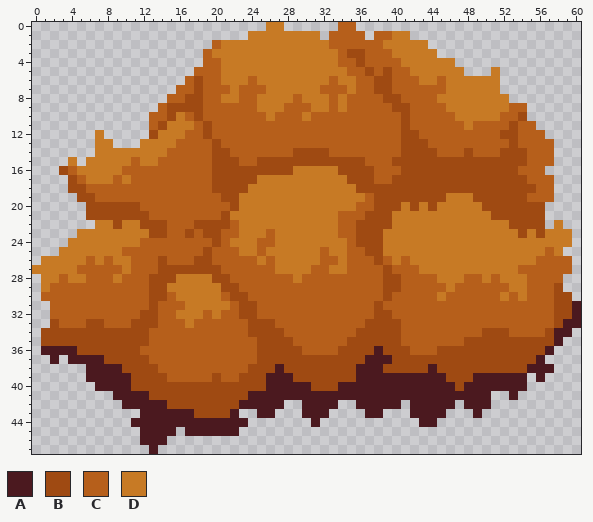
Edited in one commit: pixel-art file (Assets/Sprites/Props/tree-autumn-leaves-1.ase). Above is the file before it was changed.
61x48 pixels, 1 frame.
Palette (. is transparent): A #4b191f  B #9f4a12  C #b65f1b  D #c77a25
Pixels before (only the part around the change), first column x 0:
20 ......BBBBBBCCCCCCCCCCBDDDDDDDDDDDDDCCBBBDBDBDDDDDBBBBBBB....
21 ......BBBBBBBCCCCCCCCBDDDDDDDDDDDDCCCBBBDDDDDDDDDDDBBBBBB....
22 .......DDBDDBBBCCCBBBBCDDDDDDDDDDDCCBBBBDDDDDDDDDDDDDBBBB.D..
23 .....DDDDDDDDBBCCBCBBCCDDDCDDDDDDDCCBBBDDDDDDDDDDDDDDDBDBDDD.
24 ....DDDDDDDDCCCCCCCCBCDDDCCDDDDDDDDCBBBDDDDDDDDDDDDDDDDDDDDD.
25 ...DDDDDDDCCCCCCCCCBCCCDDCDDDDDDCDDCCBBDDDDDDDDDDDDDDDDDDCD..
26 .DDDDDCDCDDCCCBCCCBBCCCCCDCDDDDDCCDCCCBCDCDDDDDDDDDDDDDDCCCC.
27 DDDDDCCCCCDCCCBBBBBBBCCCCCCDDDDCCDDCCCCBCCCDDDDDDDDDDDCCCCCC.
28 .DDCDDCCCDCCCBBBDDDDBBCCCCCCCDCCCCCCCCCBBCCCCDDDCCDCDDDCCCC..
29 .DCCCCCCCCCCCBBDDDDDDBBCCCCCCCCCCCCCCCCBBCCCCCDCCCCCCDDCCCB..
30 .CCCCCCCCCCCCBBCDDDDDCBBCCCCCCCCCCCCCCCBCCCCCDCCCCCCDCDCCCBB.
31 ..CCCCCCCCCCCBCCCDDDDDCBBCCCCCCCCCCCCCBCCCCCCCCCCCCCCCCCCCBBA
32 ..CCCCCCCCCCBBCCDDDCDCCBBCCCCCCCCCCCCCBBCCCCCCCCCCCCCCCCCCBBA
33 ..BCCCBBCCCBBBCCCDCCCCCCBBBCCCCCCCCCCBBBBCCCCCCCCCCCCCCCCCBAA
34 .BBBBBBBBBBBBCCCCCCCCCCCBBBBCCCCCCCCBBBBBCCCCCCCCCBBBCCCCBAA.
35 .BBBBBBBBBBBBCCCCCCCCCCCCBBBBCCCCCCBBBBBBCCCCCCCBBBBBBBBBBA..
36 .AAAABBBBBBBCCCCCCCCCCCCCBBBBBCCCCBBBBABBBCCCBBBBBBBBBBBBA...
37 ..A.AAAABBBBBCCCCCCCCCCCCBBBBBBBBBBBBAAABBBBBBBBBBBBBBBBA....
38 ......AAAABBBBCCCCCCCCCCBBBABBBBBBBBAAABBBBBABBBBBBBBBBAAA...
39 ......AAAAABBBBCCCCCBCCBBBAAABBBBBBBAAAAAAAAAABBBAAAAAA.A....
40 .......AAAABBBBBBBBBBBBBBBAAAAABBBAAAAAAAAAAAAABAAAAAAA......
41 .........AAAABBBBBBBBBBBAAAAAAAAAAAAAAAAAAAAAAAAAAA..A.......
42 ..........AAAAABBBBBBBBAAAAA..AAAA..AAAAA.AAAAA.AAA..........
43 ............AAAAAABBBBA..AA...AAA....AA...AAAA...A...........
44 ...........AAAAAAAAAAAAA.......A...........AA................
45 ............AAAA.AAAAAA......................................
46 ............AAA..............................................
47 .............A...............................................
After the commit:
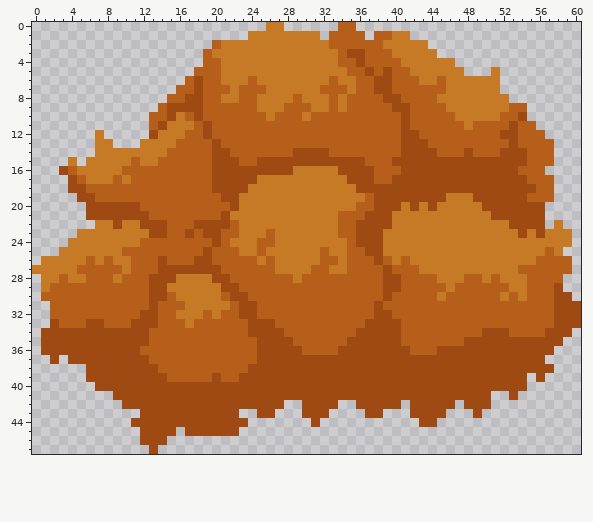
The exact change:
y 31..32: x 60 A -> B
y 33: x 59..60 AA -> BB
y 34: x 58..59 AA -> BB
y 35: x 58 A -> B
y 36: x 1..4 AAAA -> BBBB; x 38 A -> B; x 57 A -> B
y 37: x 2 A -> B; x 4..7 AAAA -> BBBB; x 37..39 AAA -> BBB; x 56 A -> B
y 38: x 6..9 AAAA -> BBBB; x 27 A -> B; x 36..38 AAA -> BBB; x 44 A -> B; x 55..57 AAA -> BBB
y 39: x 6..10 AAAAA -> BBBBB; x 26..28 AAA -> BBB; x 36..45 AAAAAAAAAA -> BBBBBBBBBB; x 49..54 AAAAAA -> BBBBBB; x 56 A -> B
y 40: x 7..10 AAAA -> BBBB; x 26..30 AAAAA -> BBBBB; x 34..46 AAAAAAAAAAAAA -> BBBBBBBBBBBBB; x 48..54 AAAAAAA -> BBBBBBB
y 41: x 9..12 AAAA -> BBBB; x 24..50 AAAAAAAAAAAAAAAAAAAAAAAAAAA -> BBBBBBBBBBBBBBBBBBBBBBBBBBB; x 53 A -> B
y 42: x 10..14 AAAAA -> BBBBB; x 23..27 AAAAA -> BBBBB; x 30..33 AAAA -> BBBB; x 36..40 AAAAA -> BBBBB; x 42..46 AAAAA -> BBBBB; x 48..50 AAA -> BBB
y 43: x 12..17 AAAAAA -> BBBBBB; x 22 A -> B; x 25..26 AA -> BB; x 30..32 AAA -> BBB; x 37..38 AA -> BB; x 42..45 AAAA -> BBBB; x 49 A -> B
y 44: x 11..23 AAAAAAAAAAAAA -> BBBBBBBBBBBBB; x 31 A -> B; x 43..44 AA -> BB
y 45: x 12..15 AAAA -> BBBB; x 17..22 AAAAAA -> BBBBBB
y 46: x 12..14 AAA -> BBB
y 47: x 13 A -> B
Changed places in both pictures, as pixel boxes (x1, y1, x2, y2):
changed: (41, 301, 581, 454)
